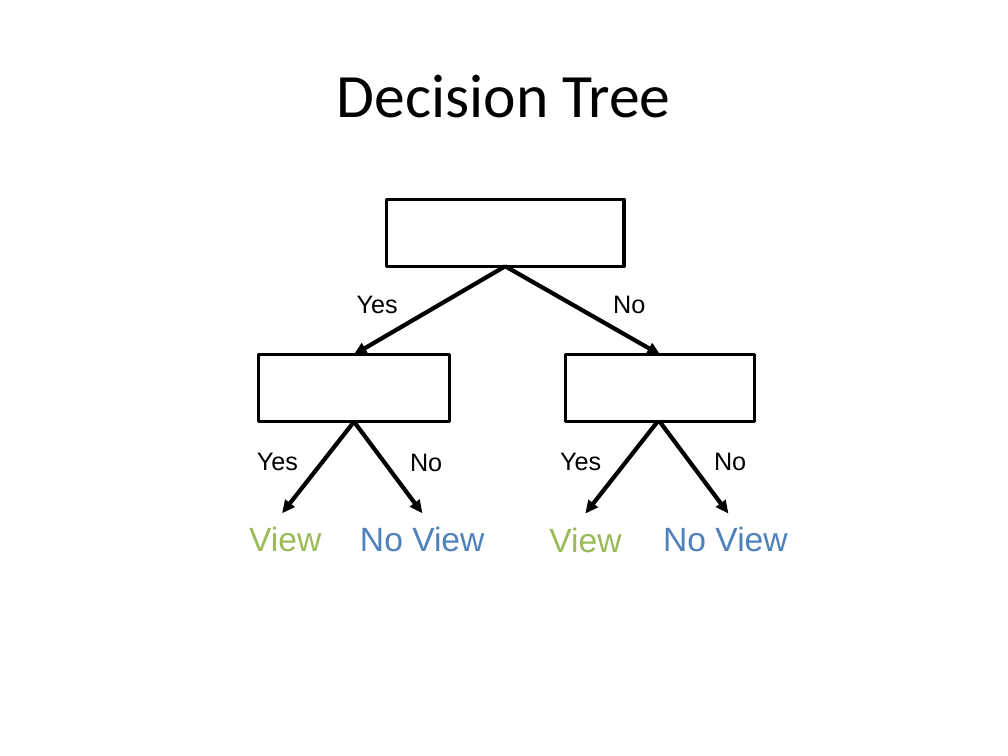
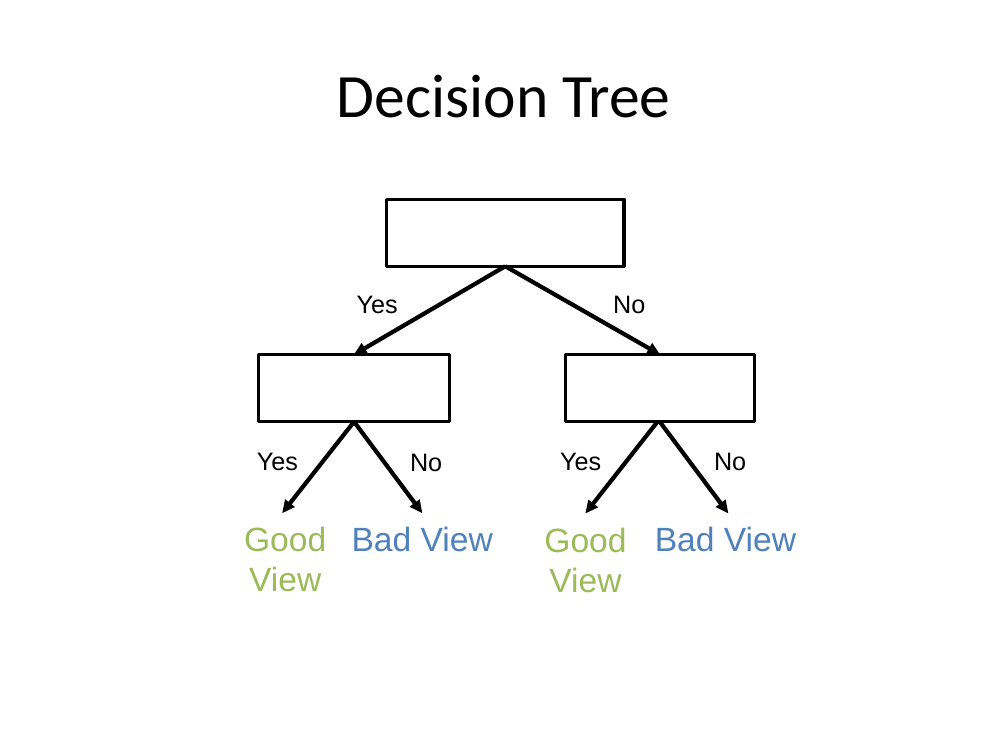
Before and after one commit to aloksharma1993/techfest-ml-tutorial, a slide deck: slide 20 of Techfest_ML.pptx (slide 19 before the commit). Drawn at 1008x756 pixels with LibreOffice and Linux fonts; fonts in the diff are those of the drawing. Boxes give left, top, right and bottom in pixels: in the first picture for what was removed or moved away, otherwise in the second. Text is boxed around its words. In the diff, an @@ line names an element or a change of style, - is before the commit and + after.

```diff
--- a/Techfest_ML.pptx
+++ b/Techfest_ML.pptx
@@ text at <box>244,526,326,592</box>: text changed @@
-View
+Good View
@@ text at <box>352,526,493,552</box>: text changed @@
-No View
+Bad View
@@ text at <box>544,527,626,593</box>: text changed @@
-View
+Good View
@@ text at <box>655,526,796,552</box>: text changed @@
-No View
+Bad View
```
Also in this commit, not shown: 6 other slides changed, 1 slide added.
